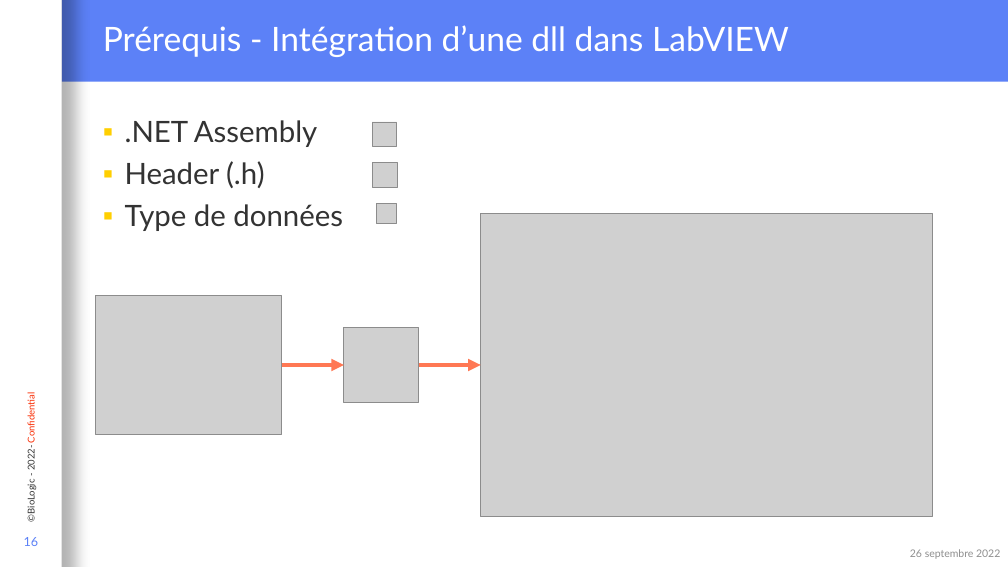
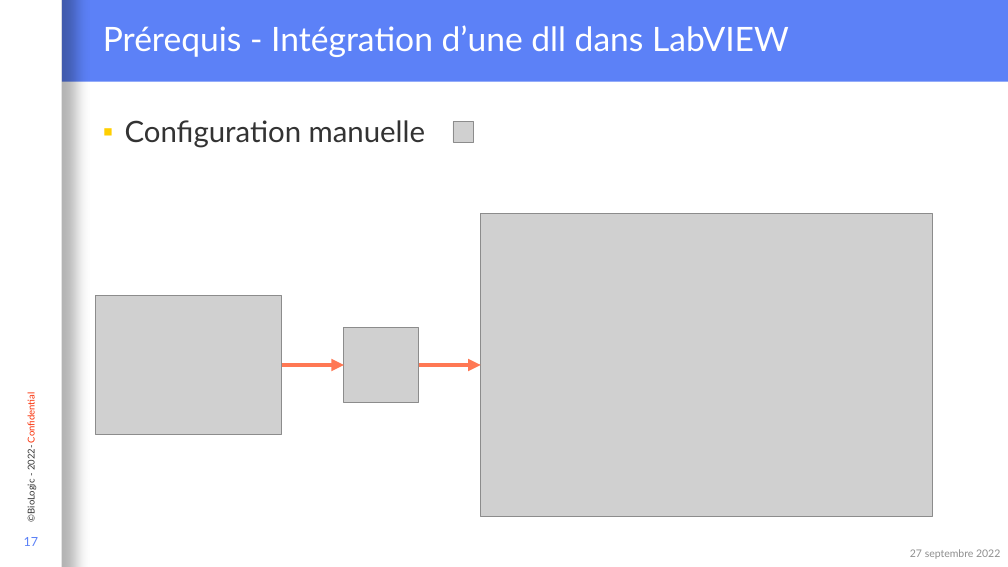
Before and after one commit to Loysse/PostLVUserEvent_Demo, a slide deck: slide 17 of Interaction événementielle entre du code C et LabVIEW.pptx (slide 16 before the commit). Drawn at 1008x567 pixels with LibreOffice and Linux fonts; fonts in the diff are those of the drawing; grey boxes stand for pictures; background and template pictures are left out. Boxes give left, top, right and bottom in pixels: in the first picture for what was removed or moved away, otherwise in the second. Text is boxed around its words. In the diff, an @@ line names an element or a change of style, - is before the commit and + after.

```diff
--- a/Interaction événementielle entre du code C et LabVIEW.pptx
+++ b/Interaction événementielle entre du code C et LabVIEW.pptx
@@ text at [125, 120, 425, 147]: text changed @@
-▪ .NET Assembly
-▪ Header (.h)
-▪ Type de données
+▪ Configuration manuelle
@@ picture removed at [372, 122, 397, 146] @@
@@ picture: place and size @@
-picture at [377, 203, 397, 224]
+picture at [453, 122, 473, 142]
@@ picture removed at [373, 163, 398, 187] @@
@@ page number at [24, 537, 39, 546]: text changed @@
-16
+17
@@ text at [910, 549, 1000, 559]: text changed @@
-26 septembre 2022
+27 septembre 2022
```
Also in this commit, not shown: 23 other slides changed, 1 slide added.
